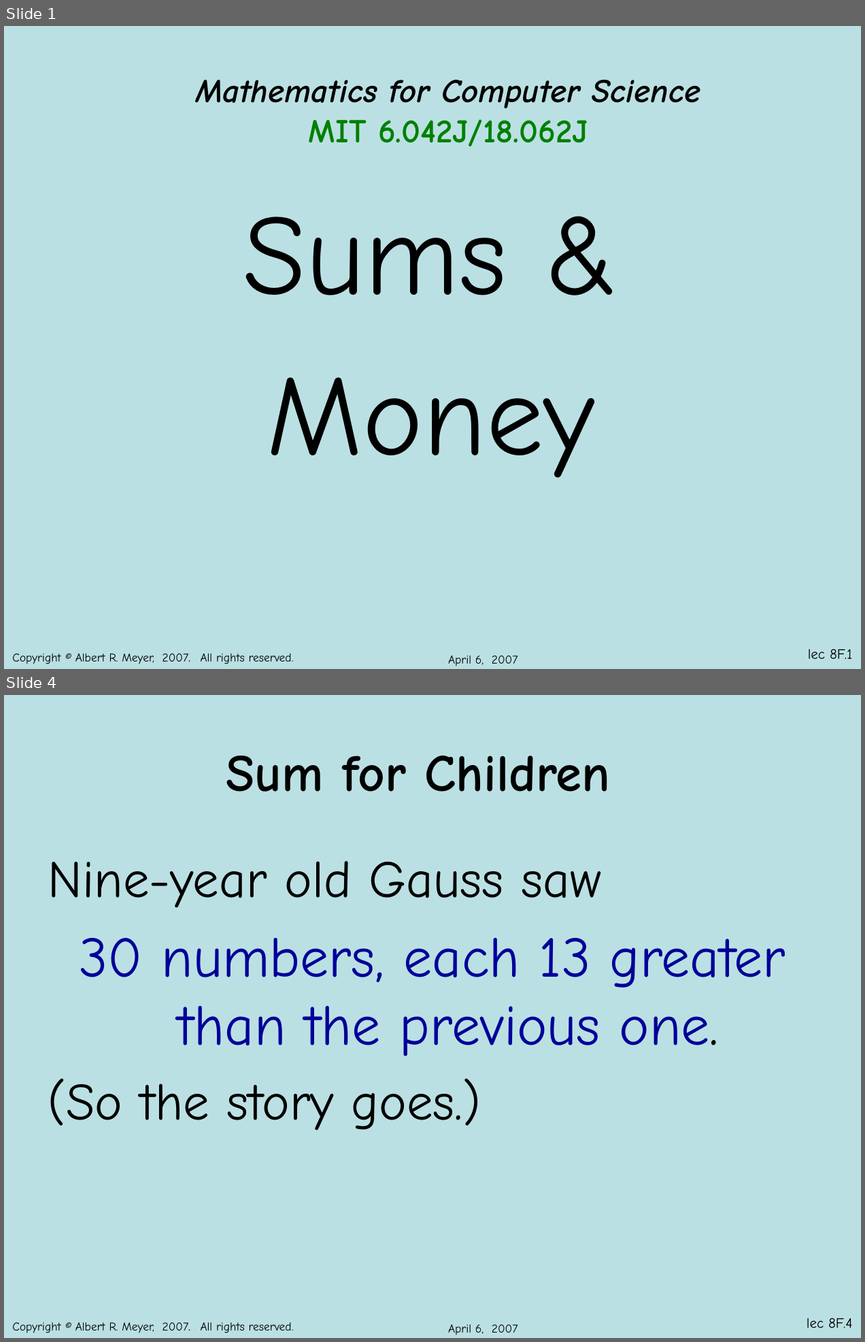
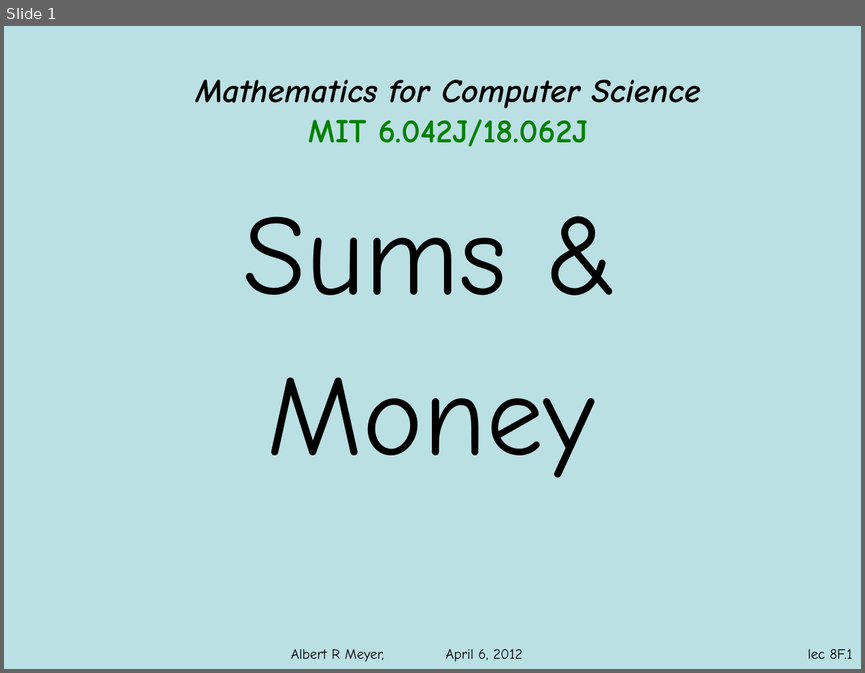
Before and after one commit to armeyer/mcs_web, a slide deck: spring12/slidesS12/arithmetic-geometric-sums.pptx. Shown one above the other, each under a label of ours: slides 1 and 4 before the commit, slide 1 after it; the slides between them are not shown. The pictures are 865x1342 and 865x673 pixels, drawn with LibreOffice and Linux fonts; fonts in the diff are those of the drawing; background and template pictures are left out. Boxes give left, top, right and bottom in pixels: in the first picture for what was removed or moved away, otherwise in the second. Text is boxed around its words. In the diff, an @@ line names an element or a change of style, - is before the commit and + after.

```diff
--- a/spring12/slidesS12/arithmetic-geometric-sums.pptx
+++ b/spring12/slidesS12/arithmetic-geometric-sums.pptx
@@ slide 4 removed at [4,695,861,1338], background #BBE0E3; not listed: 2 template elements that a slide beside it also shows @@
@@ title removed at [226,756,610,792] @@
-Sum for Children
@@ text removed at [48,861,786,1130] @@
-Nine-year old Gauss saw
-30 numbers, each 13 greater than the previous one.
-(So the story goes.)
@@ text removed at [448,1324,518,1335] @@
-April 6, 2007
@@ slide 1 changed as well @@
@@ text removed at [12,653,294,664] @@
-Copyright © Albert R. Meyer, 2007. All rights reserved.
@@ text added at [291,648,522,661], 12 pt, text #000000 @@
+Albert R Meyer, April 6, 2012
@@ text removed at [448,655,518,666] @@
-April 6, 2007
```
Also in this commit, not shown: 18 other slides changed, 5 other slides removed, 2 other files.
